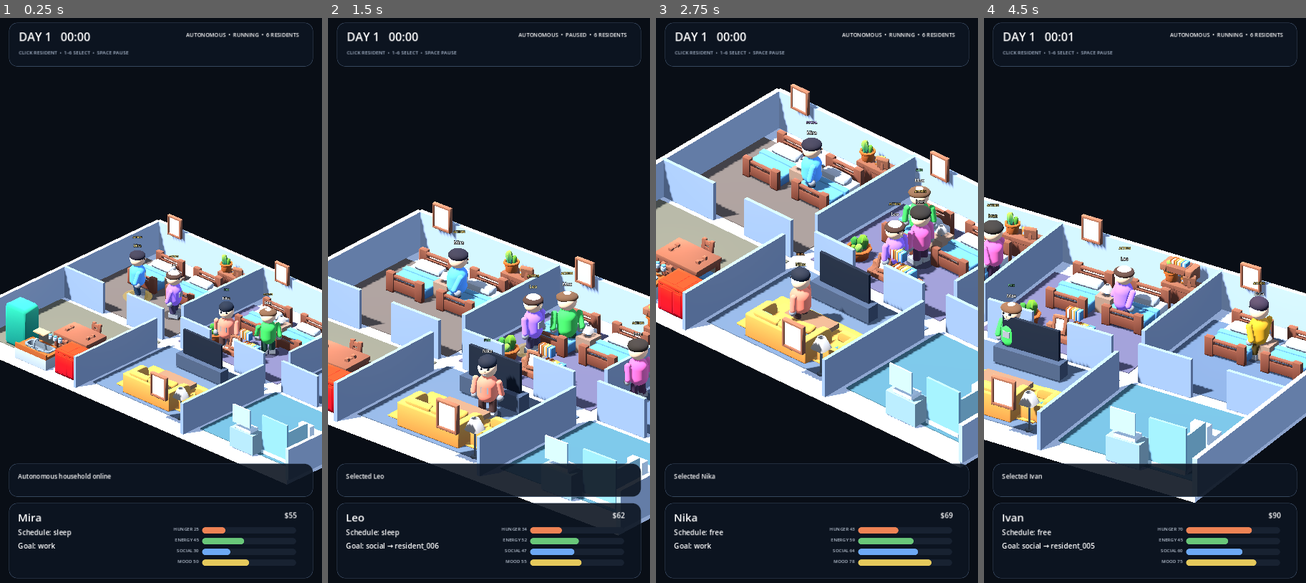
Above: before the commit, frames 1-4 (left to right).
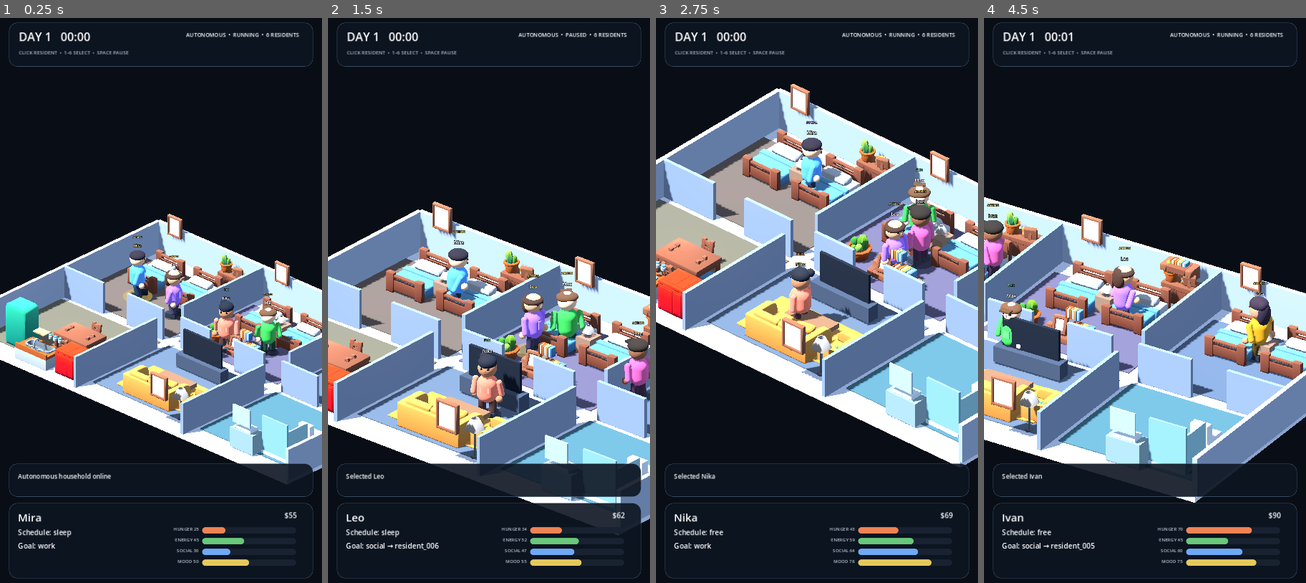
Above: after the commit, the same moments.

Repository: motomotoo2001-maker/lifebox-live
Game: Godot game, scene res://scenes/debug/visual_showcase.tscn
Two runs of this game, one before a commit and one after it. Both use one fixed random seed, a clock stepped at 60 frames per second and the inputs below. The project has no main scene, so this scene is started directly.
Inputs (mouse positions are in pixels of both pictures, inside the frame that each line leads up to):
- Up to frame 1 (0.25 s): no input
- Up to frame 2 (1.5 s): tap Enter at 0.5 s; move the mouse to (472, 413) at 0.52 s; tap 1 at 0.6 s; click (472, 413) at 0.67 s; tap Space at 0.77 s; move the mouse to (585, 385) at 1.27 s; tap 2 at 1.35 s; click (585, 385) at 1.42 s
- Up to frame 3 (2.75 s): tap Space at 1.52 s; move the mouse to (720, 215) at 2.02 s; tap 3 at 2.1 s; click (720, 215) at 2.17 s
- Up to frame 4 (4.5 s): move the mouse to (1161, 300) at 2.77 s; tap 4 at 2.85 s; click (1161, 300) at 2.92 s; tap Space at 3.02, 3.77 s; move the mouse to (1096, 159) at 3.52 s; tap 5 at 3.6 s; click (1096, 159) at 3.67 s; move the mouse to (1215, 272) at 4.27 s; tap 6 at 4.35 s; click (1215, 272) at 4.42 s

The runs differ from the first frame. In frame 1, 0.4% of the frame differs, in the area x 40-92%, y 42-60%; in frame 2, 0.6%, in the area x 39-100%, y 42-72%; in frame 3, 0.5%; in frame 4, 0.6%.

Commit message:
art: style resident profiles with richer silhouettes

Diff:
--- a/scripts/presentation/characters/resident_actor_3d.gd
+++ b/scripts/presentation/characters/resident_actor_3d.gd
@@ -16,12 +16,21 @@
 @onready var name_label: Label3D = $Visuals/NameLabel
 @onready var leg_left: MeshInstance3D = $Visuals/LegLeft
 @onready var leg_right: MeshInstance3D = $Visuals/LegRight
+@onready var shoe_left: MeshInstance3D = $Visuals/ShoeLeft
+@onready var shoe_right: MeshInstance3D = $Visuals/ShoeRight
 @onready var arm_left: MeshInstance3D = $Visuals/ArmLeft
 @onready var arm_right: MeshInstance3D = $Visuals/ArmRight
+@onready var hand_left: MeshInstance3D = $Visuals/HandLeft
+@onready var hand_right: MeshInstance3D = $Visuals/HandRight
+@onready var shirt_detail: MeshInstance3D = $Visuals/ShirtDetail
 @onready var hair_mesh: MeshInstance3D = $Visuals/Hair
+@onready var hair_back: MeshInstance3D = $Visuals/HairBack
+@onready var hair_bun: MeshInstance3D = $Visuals/HairBun
+@onready var cap_brim: MeshInstance3D = $Visuals/CapBrim
 @onready var nose_mesh: MeshInstance3D = $Visuals/Nose
 @onready var eye_left: MeshInstance3D = $Visuals/EyeLeft
 @onready var eye_right: MeshInstance3D = $Visuals/EyeRight
+@onready var mouth_mesh: MeshInstance3D = $Visuals/Mouth
 @onready var activity_badge: Label3D = $Visuals/ActivityBadge
 @onready var selection_marker: MeshInstance3D = $Visuals/SelectionMarker
 @onready var click_area: Area3D = $ClickArea
@@ -35,6 +44,11 @@
 const STATE_WALK: StringName = &"walk"
 const STATE_INTERACT: StringName = &"interact"
 const STATE_SOCIAL: StringName = &"social"
+
+const HAND_LEFT_BASE := Vector3(-0.39, 0.64, -0.02)
+const HAND_RIGHT_BASE := Vector3(0.39, 0.64, -0.02)
+const SHOE_LEFT_BASE := Vector3(-0.15, 0.10, -0.08)
+const SHOE_RIGHT_BASE := Vector3(0.15, 0.10, -0.08)
 
 var _display_name: String = "Resident"
 var _visual_time: float = 0.0
@@ -215,6 +229,14 @@
 		leg_left.rotation.x = 0.0
 	if is_instance_valid(leg_right):
 		leg_right.rotation.x = 0.0
+	if is_instance_valid(hand_left):
+		hand_left.position = HAND_LEFT_BASE
+	if is_instance_valid(hand_right):
+		hand_right.position = HAND_RIGHT_BASE
+	if is_instance_valid(shoe_left):
+		shoe_left.position = SHOE_LEFT_BASE
+	if is_instance_valid(shoe_right):
+		shoe_right.position = SHOE_RIGHT_BASE
 
 	match state:
 		STATE_WALK:
@@ -246,6 +268,14 @@
 		leg_right.rotation.x = phase * 0.24
 	if is_instance_valid(head_mesh):
 		head_mesh.rotation.z = phase * 0.018
+	if is_instance_valid(hand_left):
+		hand_left.position.z += phase * 0.16
+	if is_instance_valid(hand_right):
+		hand_right.position.z -= phase * 0.16
+	if is_instance_valid(shoe_left):
+		shoe_left.position.z -= phase * 0.11
+	if is_instance_valid(shoe_right):
+		shoe_right.position.z += phase * 0.11
 
 func _animate_interact_state() -> void:
 	var phase := sin(_visual_time * 4.2)
@@ -257,6 +287,10 @@
 		arm_right.rotation.x = -0.42 - phase * 0.08
 	if is_instance_valid(head_mesh):
 		head_mesh.rotation.x = 0.035 + phase * 0.015
+	if is_instance_valid(hand_left):
+		hand_left.position += Vector3(0.0, 0.22 + phase * 0.025, -0.18)
+	if is_instance_valid(hand_right):
+		hand_right.position += Vector3(0.0, 0.22 - phase * 0.025, -0.18)
 
 func _animate_social_state() -> void:
 	var phase := sin(_visual_time * 3.0)
@@ -268,6 +302,10 @@
 		arm_right.rotation.x = -0.12 - phase * 0.12
 	if is_instance_valid(head_mesh):
 		head_mesh.rotation.z = -phase * 0.055
+	if is_instance_valid(hand_left):
+		hand_left.position += Vector3(0.0, 0.12 + phase * 0.05, -0.06)
+	if is_instance_valid(hand_right):
+		hand_right.position += Vector3(0.0, 0.18 - phase * 0.04, -0.12)
 
 func _on_velocity_computed(safe_velocity: Vector3) -> void:
 	if not _has_target:
@@ -311,23 +349,41 @@
 				0.82
 			)
 
+	var skin_colors: Array[Color] = [
+		Color("efc19c"),
+		Color("dba77f"),
+		Color("b97c58"),
+		Color("f2c8a8"),
+		Color("c98f6b"),
+		Color("8f5d43"),
+	]
+	var skin_color: Color = skin_colors[
+		_visual_profile_index % skin_colors.size()
+	]
 	if is_instance_valid(head_mesh):
-		head_mesh.material_override = _material(Color("efc19c"), 0.72)
+		head_mesh.material_override = _material(skin_color, 0.72)
 	if is_instance_valid(nose_mesh):
-		nose_mesh.material_override = _material(Color("dfa982"), 0.78)
-	if is_instance_valid(hair_mesh):
-		var hair_colors: Array[Color] = [
-			Color("2b2630"),
-			Color("4b3328"),
-			Color("1d2430"),
-			Color("6b4a32"),
-			Color("342b3a"),
-			Color("302a24"),
-		]
-		hair_mesh.material_override = _material(
-			hair_colors[_visual_profile_index % hair_colors.size()],
-			0.86
-		)
+		nose_mesh.material_override = _material(skin_color.darkened(0.06), 0.78)
+	for hand in [hand_left, hand_right]:
+		if is_instance_valid(hand):
+			hand.material_override = _material(skin_color, 0.78)
+
+	var hair_colors: Array[Color] = [
+		Color("2b2630"),
+		Color("4b3328"),
+		Color("1d2430"),
+		Color("6b4a32"),
+		Color("342b3a"),
+		Color("302a24"),
+	]
+	var hair_color: Color = hair_colors[
+		_visual_profile_index % hair_colors.size()
+	]
+	for hair_part in [hair_mesh, hair_back, hair_bun]:
+		if is_instance_valid(hair_part):
+			hair_part.material_override = _material(hair_color, 0.86)
+	if is_instance_valid(cap_brim):
+		cap_brim.material_override = _material(hair_color.darkened(0.12), 0.82)
 
 	var trouser_colors: Array[Color] = [
 		Color("24364a"),
@@ -348,6 +404,21 @@
 	for eye in [eye_left, eye_right]:
 		if is_instance_valid(eye):
 			eye.material_override = eye_material
+	if is_instance_valid(mouth_mesh):
+		mouth_mesh.material_override = _material(Color("7d443f"), 0.75)
+
+	if is_instance_valid(shirt_detail):
+		shirt_detail.material_override = _material(
+			resident_color.lightened(0.18),
+			0.76
+		)
+
+	var shoe_color := Color("1c2430").lightened(
+		float(_visual_profile_index % 3) * 0.05
+	)
+	for shoe in [shoe_left, shoe_right]:
+		if is_instance_valid(shoe):
+			shoe.material_override = _material(shoe_color, 0.92)
 
 	if is_instance_valid(shadow_mesh):
 		var shadow_material := _material(Color(0.02, 0.03, 0.05, 0.34), 1.0)
@@ -398,6 +469,39 @@
 		hair_mesh.scale = hair_scales[variant]
 		hair_mesh.position.y = hair_heights[variant]
 
+	if is_instance_valid(hair_back):
+		hair_back.visible = variant in [1, 4]
+		hair_back.scale = (
+			Vector3(0.82, 1.26, 0.60)
+			if variant == 4
+			else Vector3(0.84, 1.05, 0.58)
+		)
+	if is_instance_valid(hair_bun):
+		hair_bun.visible = variant in [2, 4]
+		hair_bun.position = (
+			Vector3(0.18, 1.77, 0.22)
+			if variant == 2
+			else Vector3(-0.14, 1.80, 0.24)
+		)
+	if is_instance_valid(cap_brim):
+		cap_brim.visible = variant in [3, 5]
+		cap_brim.scale = (
+			Vector3(1.0, 1.0, 0.86)
+			if variant == 3
+			else Vector3(0.88, 1.0, 1.0)
+		)
+
+	if is_instance_valid(shirt_detail):
+		var detail_scales: Array[Vector3] = [
+			Vector3(1.0, 1.0, 1.0),
+			Vector3(0.8, 1.25, 1.0),
+			Vector3(1.15, 0.8, 1.0),
+			Vector3(0.92, 1.15, 1.0),
+			Vector3(1.1, 1.0, 1.0),
+			Vector3(0.75, 1.35, 1.0),
+		]
+		shirt_detail.scale = detail_scales[variant]
+
 	var stance_offsets: Array[float] = [0.15, 0.14, 0.16, 0.145, 0.155, 0.14]
 	if is_instance_valid(leg_left):
 		leg_left.position.x = -stance_offsets[variant]
